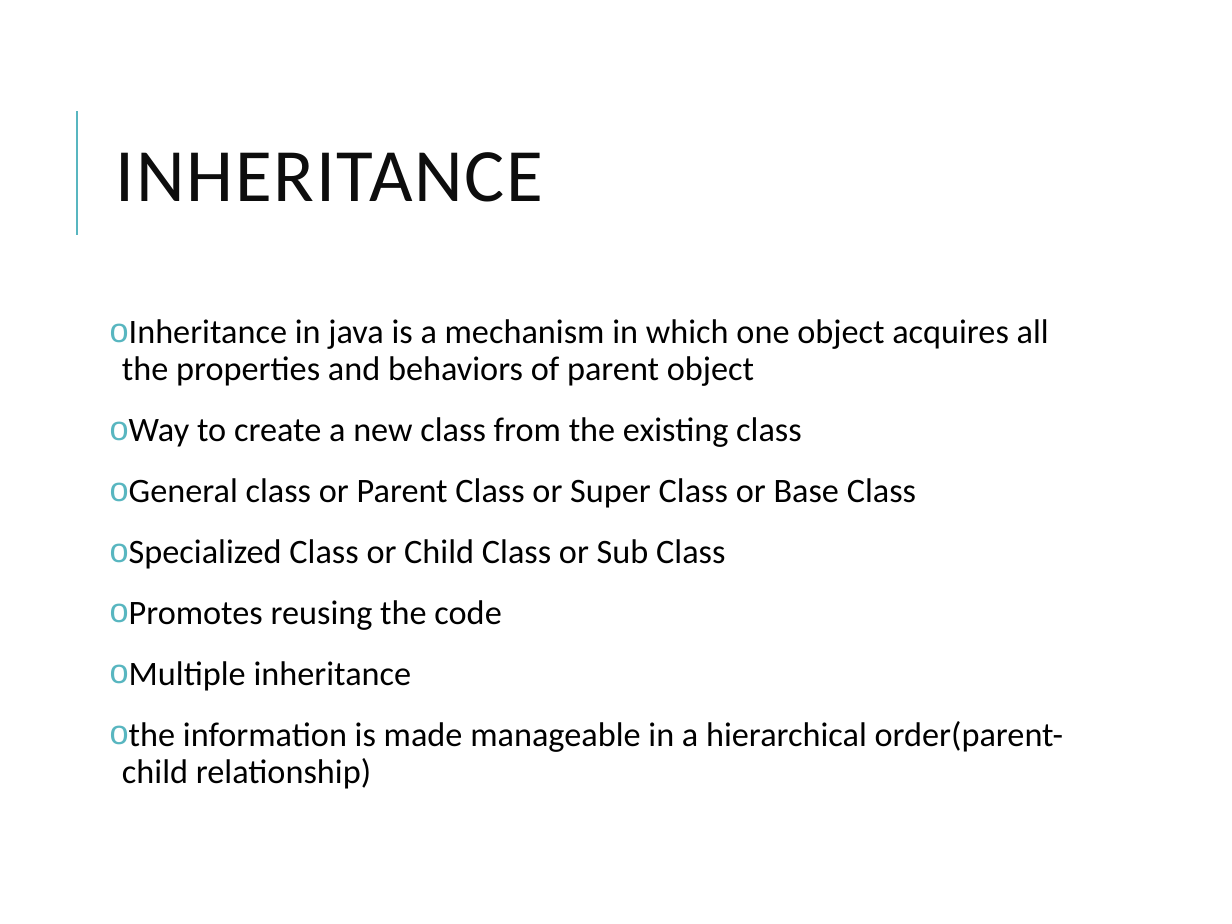
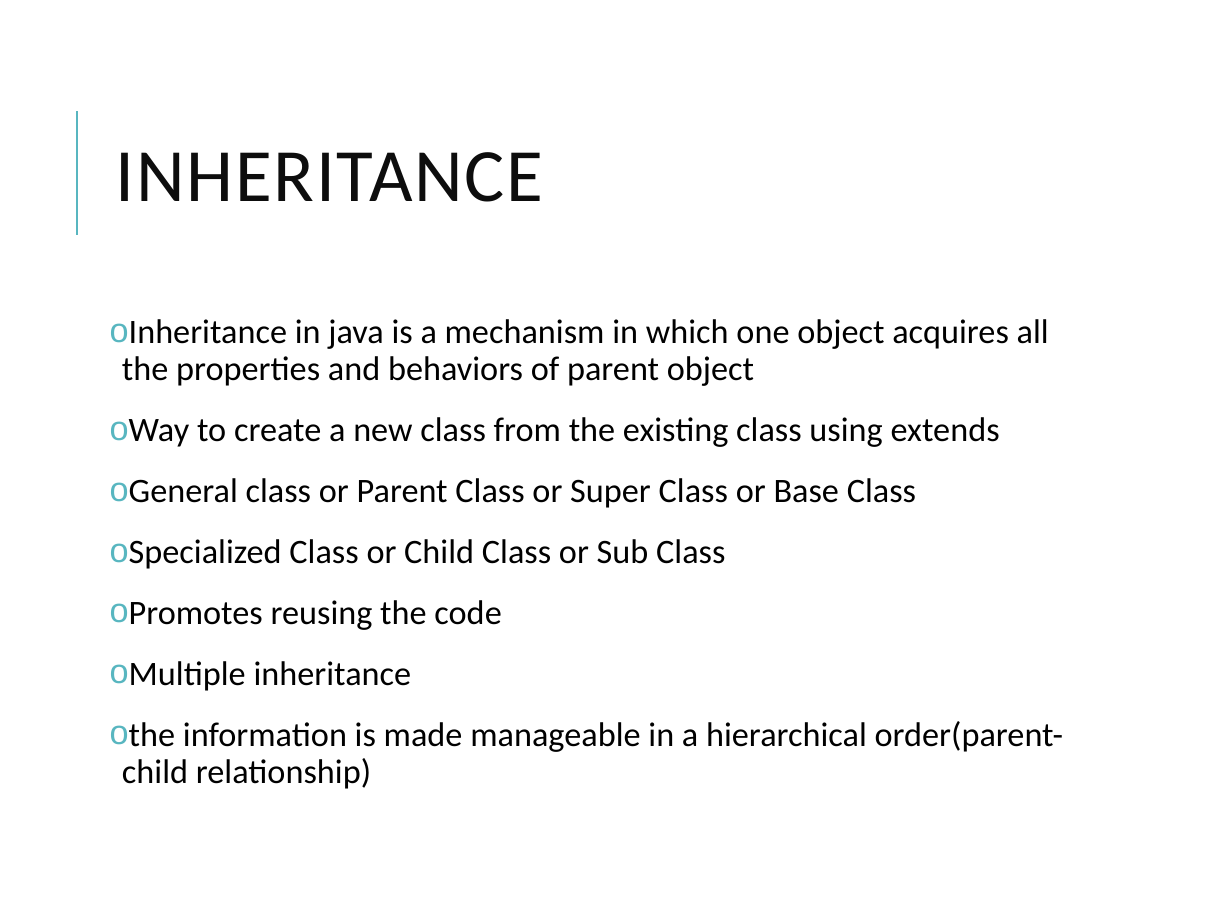
Before and after one commit to yetanothermasterylearning/Core-Java, a slide deck: slide 17 of Object oriented Programming/Presentation/Object oriented Programming.pptx (slide 20 before the commit). Drawn at 1232x924 pixels with LibreOffice and Linux fonts; fonts in the diff are those of the drawing. Boxes give left, top, right and bottom in pixels: in the first picture for what was removed or moved away, otherwise in the second. Text is boxed around its words. In the diff, an @@ line names an element or a change of style, - is before the commit and + after.

```diff
--- a/Object oriented Programming/Presentation/Object oriented Programming.pptx
+++ b/Object oriented Programming/Presentation/Object oriented Programming.pptx
@@ text at <box>129,417,1000,447</box>: text changed @@
-o Way to create a new class from the existing class
+o Way to create a new class from the existing class using extends
```
Also in this commit, not shown: 1 slide added, 8 other files.
